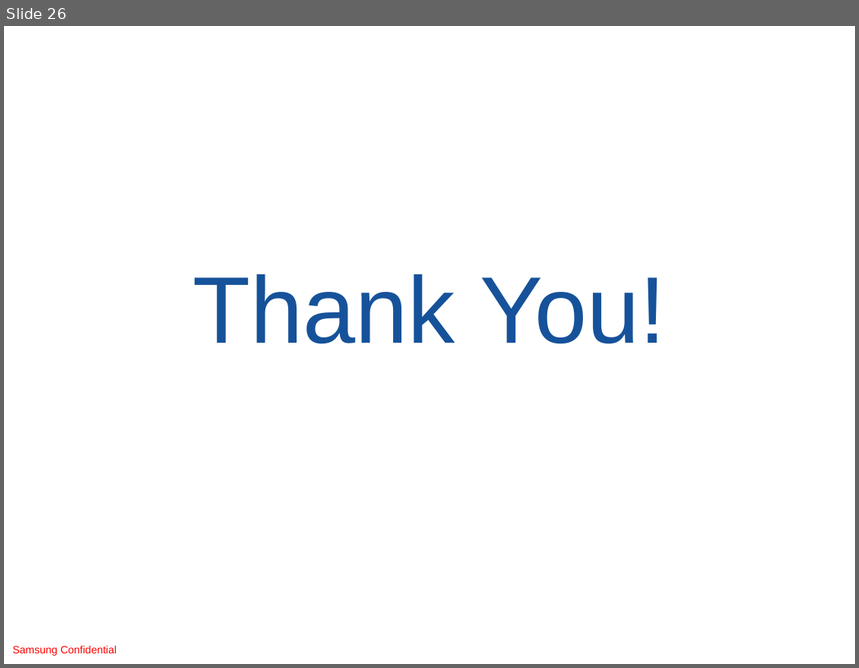
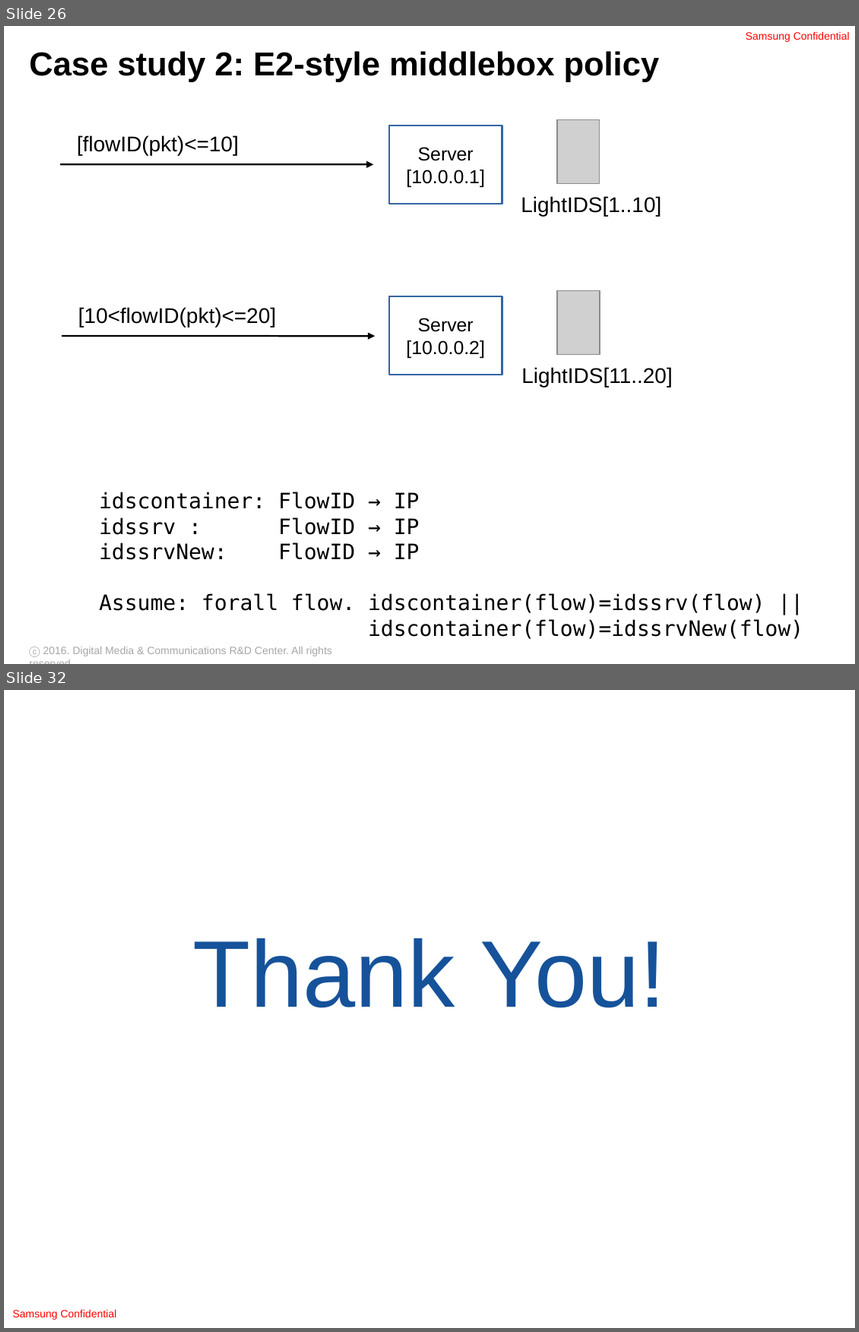
Before and after one commit to ryzhyk/cocoon, a slide deck: doc/distsys_talk_03_09_16.odp. Shown one above the other, each under a label of ours: slide 26 before the commit, slides 26 and 32 after it; the slides between them are not shown. The pictures are 859x668 and 859x1332 pixels, drawn with LibreOffice and Linux fonts; fonts in the diff are those of the drawing; grey boxes stand for pictures; background and template pictures are left out. Boxes give left, top, right and bottom in pixels: in the first picture for what was removed or moved away, otherwise in the second. Text is boxed around its words. In the diff, an @@ line names an element or a change of style, - is before the commit and + after.

```diff
--- a/doc/distsys_talk_03_09_16.odp
+++ b/doc/distsys_talk_03_09_16.odp
@@ slide 26 added at <box>4,26,855,664</box>, background #FFFFFF @@
@@ text added at <box>746,32,850,42</box>, 9 pt, text #FF0000 @@
+Samsung Confidential
@@ title added at <box>29,51,660,82</box>, 28 pt, text #000000, bold @@
+Case study 2: E2-style middlebox policy
@@ text added at <box>77,135,239,155</box>, 18 pt, text #000000 @@
+[flowID(pkt)<=10]
@@ rectangle added at <box>389,126,503,204</box>, outline #3465A4 1.45 pt, 16 pt, text #000000 @@
+Server
+[10.0.0.1]
@@ picture added at <box>557,119,600,183</box> @@
@@ arrow added from (60, 165) to (373, 165), #000000 1.45 pt @@
@@ text added at <box>521,196,661,216</box>, 18 pt, text #000000 @@
+LightIDS[1..10]
@@ rectangle added at <box>389,297,503,375</box>, outline #3465A4 1.45 pt, 16 pt, text #000000 @@
+Server
+[10.0.0.2]
@@ picture added at <box>557,290,600,354</box> @@
@@ text added at <box>78,307,276,327</box>, 18 pt, text #000000 @@
+[10<flowID(pkt)<=20]
@@ arrow added from (62, 336) to (375, 336), #000000 1.45 pt @@
@@ text added at <box>522,367,673,387</box>, 18 pt, text #000000 @@
+LightIDS[11..20]
@@ text added at <box>99,492,804,639</box>, 18 pt, text #000000 @@
+idscontainer: FlowID → IP
+idssrv : FlowID → IP
+idssrvNew: FlowID → IP
+Assume: forall flow. idscontainer(flow)=idssrv(flow) ||
+idscontainer(flow)=idssrvNew(flow)
@@ text added at <box>29,647,332,658</box>, 9 pt, text #A6A6A6 @@
+ⓒ 2016. Digital Media & Communications R&D Center. All rights reserved.
@@ what was slide 26 is now slide 32 @@
```
Also in this commit, not shown: 10 slides changed, 6 other slides added, 1 slide removed.
